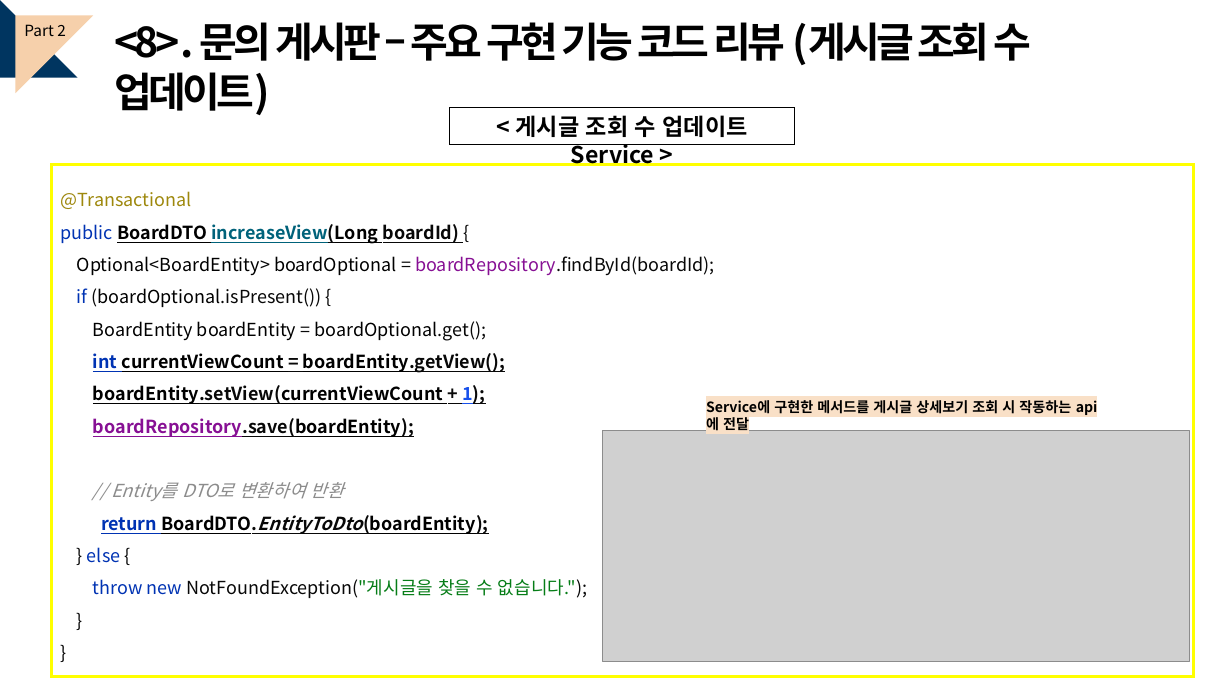
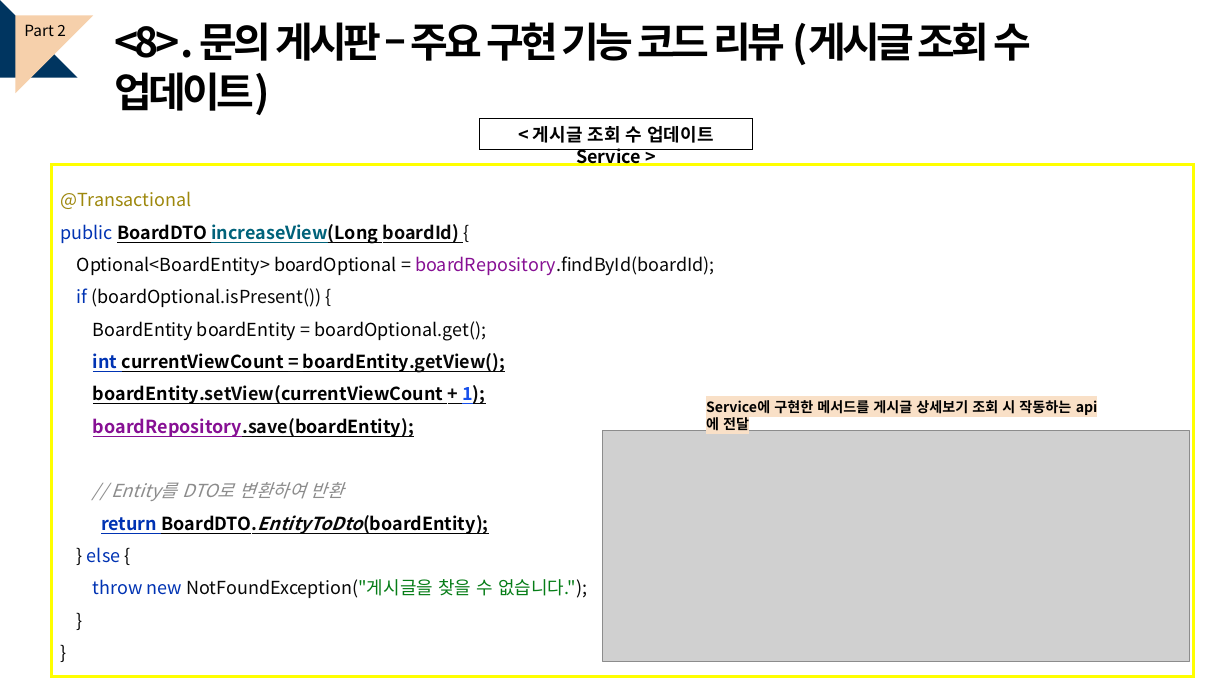
Before and after one commit to kwonminji-v/FinalProject_Book, a slide deck: slide 27 of 프로젝트 ppt/최종 ppt 템플릿.pptx (slide 26 before the commit). Drawn at 1232x693 pixels with LibreOffice and Linux fonts; fonts in the diff are those of the drawing; grey boxes stand for pictures. Boxes give left, top, right and bottom in pixels: in the first picture for what was removed or moved away, otherwise in the second. Text is boxed around its words. In the diff, an @@ line names an element or a change of style, - is before the commit and + after.

```diff
--- a/프로젝트 ppt/최종 ppt 템플릿.pptx
+++ b/프로젝트 ppt/최종 ppt 템플릿.pptx
@@ rectangle "< 게시글 조회 수 업데이트 ...": place and size @@
-rectangle "< 게시글 조회 수 업데이트 ..." at <box>450,108,795,145</box>
+rectangle "< 게시글 조회 수 업데이트 ..." at <box>480,119,752,151</box>
@@ rectangle "< 게시글 조회 수 업데이트 ..." at <box>480,119,752,151</box>: size 18 to 14 pt @@
```
Also in this commit, not shown: 12 other slides changed, 10 slides added, 15 slides removed, 25 other files.
